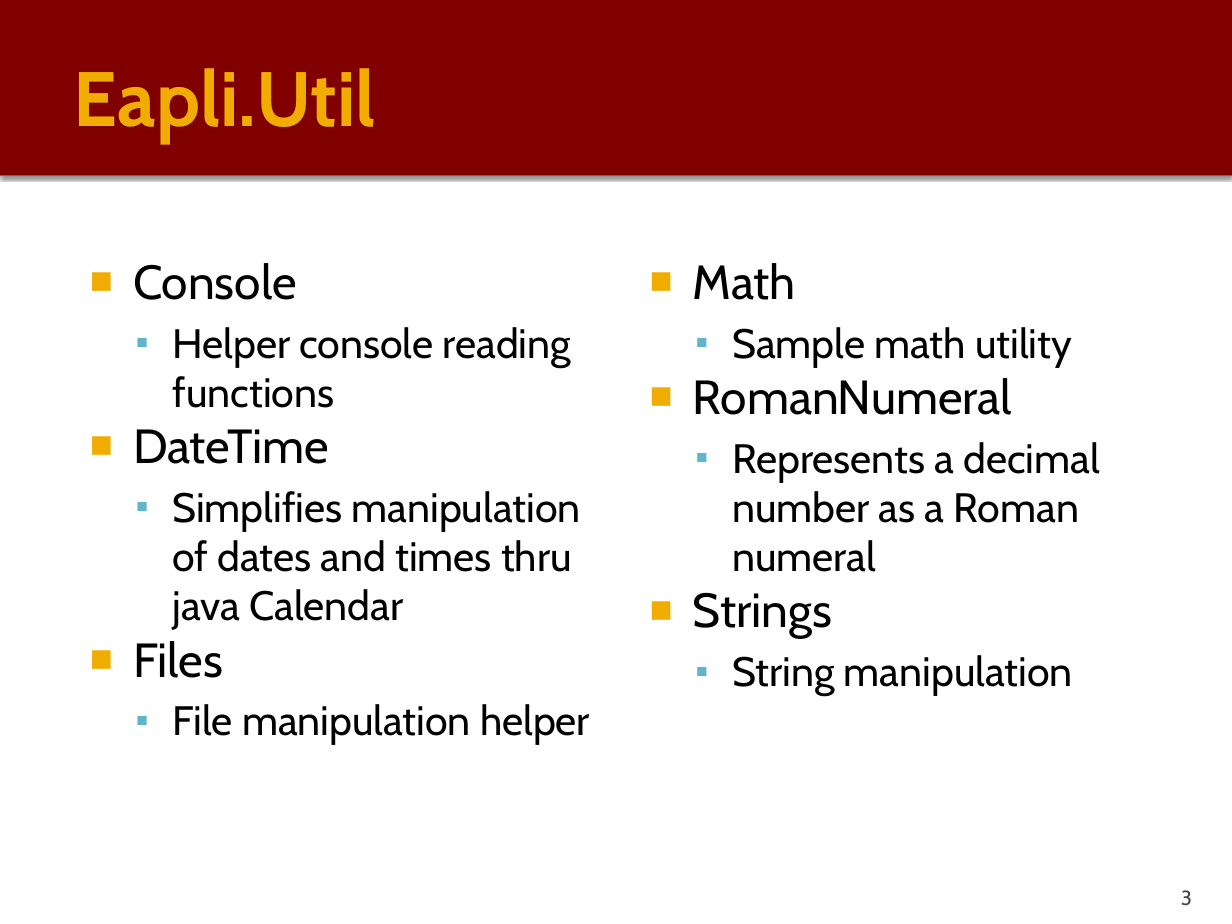
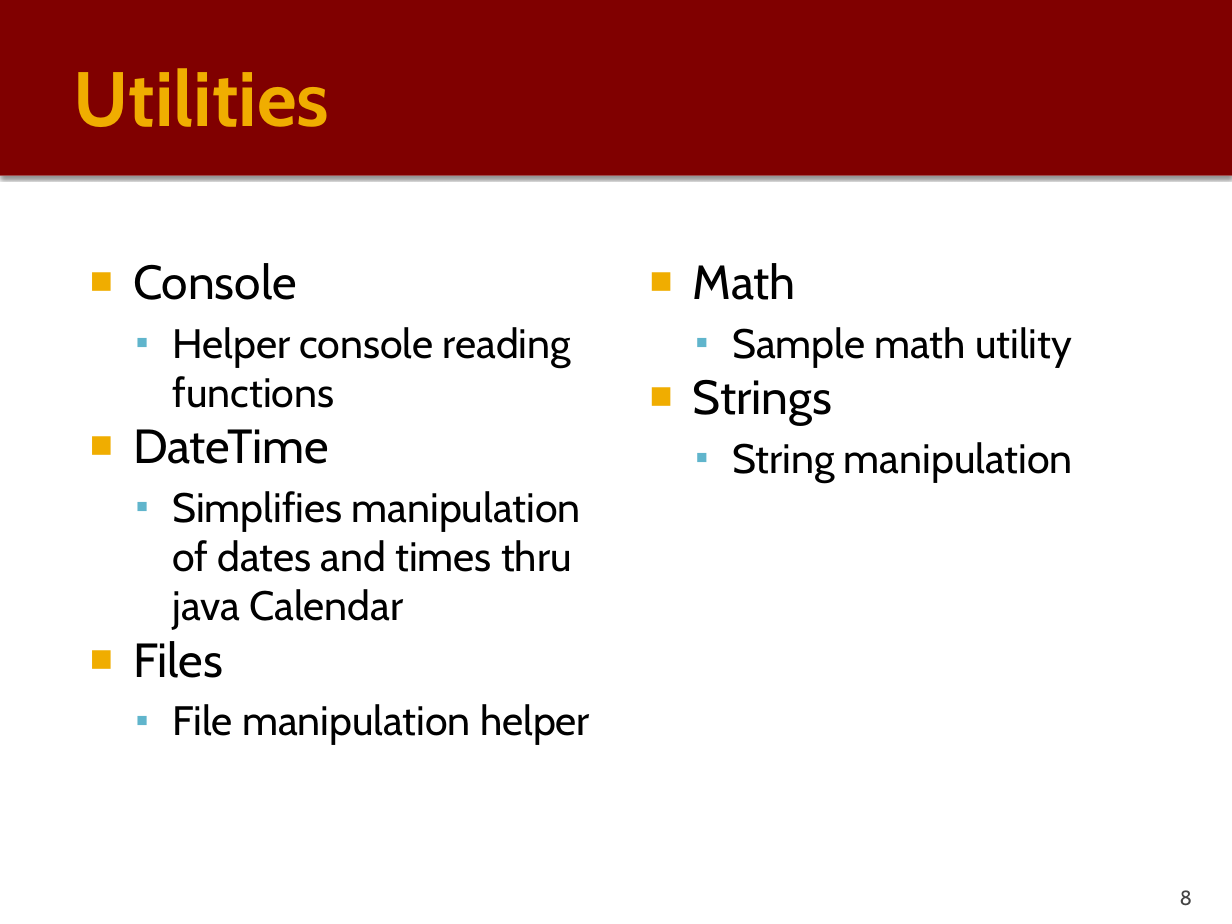
Before and after one commit to PauloGandraSousa/eapliframework, a slide deck: slide 8 of documentation/eapli.framework-Tech-Description.pptx (slide 3 before the commit). Drawn at 1232x924 pixels with LibreOffice and Linux fonts; fonts in the diff are those of the drawing. Boxes give left, top, right and bottom in pixels: in the first picture for what was removed or moved away, otherwise in the second. Text is boxed around its words. In the diff, an @@ line names an element or a change of style, - is before the commit and + after.

```diff
--- a/documentation/eapli.framework-Tech-Description.pptx
+++ b/documentation/eapli.framework-Tech-Description.pptx
@@ title at (74,68,330,127): text changed @@
-Eapli.Util
+Utilities
@@ text at (693,378,1100,572): paragraphs removed @@
-■ RomanNumeral
-  ▪ Represents a decimal number as a Roman numeral
@@ page number at (1180,890,1192,906): text changed @@
-3
+8
```
Also in this commit, not shown: 10 other slides changed, 15 slides added, 3 slides removed, 5 other files.
